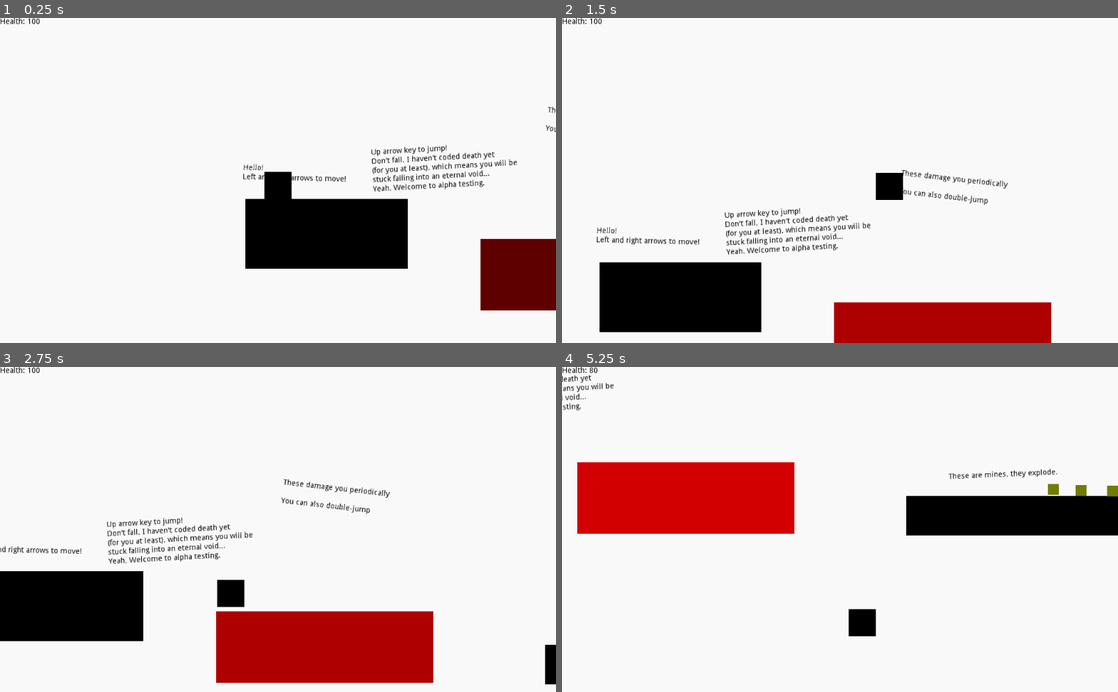
Above: before the commit, frames 1-4 (two rows, left to right).
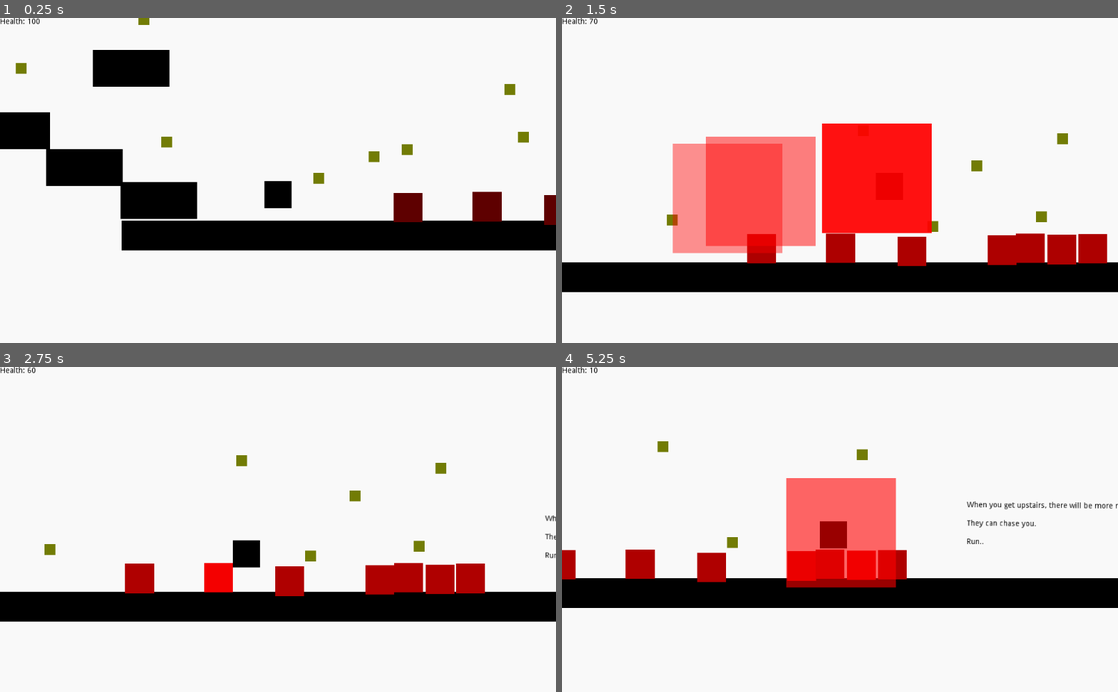
Above: after the commit, the same moments.

Repository: RavenJFelix/Square
Game: Godot game, scene res://levelz/level_0/level_0.tscn
The game is run twice, just before and just after one commit, with the same random seed, the same clock (stepped at 60 frames per second) and the same inputs.
Inputs:
- Up to frame 1 (0.25 s): no input
- Up to frame 2 (1.5 s): hold Right (ui_right) from 0.53 s (still down); tap Up (ui_up) at 0.77 s
- Up to frame 3 (2.75 s): tap Up (ui_up) at 1.52 s; release Right (ui_right) at 2.03 s; hold Left (ui_left) from 2.03 s (still down)
- Up to frame 4 (5.25 s): release Left (ui_left) at 2.78 s; hold Right (ui_right) 2.78-4.28 s; tap Up (ui_up) at 3.02, 3.77, 4.52 s; hold Left (ui_left) 4.28-5.03 s; hold Right (ui_right) from 5.03 s (still down)

The runs differ from the first frame. In frame 1, 19% of the frame differs, in the area x 0-100%, y 0-91%; in frame 2, 35%, in the area x 0-100%, y 0-100%; in frame 3, 23%; in frame 4, 31%.

Commit message:
Add worse obstacles

Diff:
--- a/levelz/level_0/level_0.tscn
+++ b/levelz/level_0/level_0.tscn
@@ -11,7 +11,7 @@
 [node name="Node2D" type="Node2D"]
 
 [node name="KinematicBody2D" parent="." instance=ExtResource( 1 )]
-position = Vector2( 64.2994, 20.4222 )
+position = Vector2( 4690.69, -1981.41 )
 
 [node name="ladder" parent="." instance=ExtResource( 2 )]
 position = Vector2( 2646.89, 11.8719 )
@@ -226,91 +226,98 @@
 position = Vector2( 6063.34, -1553.69 )
 scale = Vector2( 1, 34.8343 )
 
-[node name="Chasers" type="Node2D" parent="."]
-
-[node name="Polygon2D" parent="Chasers" instance=ExtResource( 3 )]
+[node name="Chasers2" type="Node2D" parent="."]
+
+[node name="Polygon2D" parent="Chasers2" instance=ExtResource( 3 )]
 position = Vector2( 5232.39, -1865.33 )
 scale = Vector2( 82.9826, 2.75809 )
 
-[node name="missile-shooter" parent="Chasers" instance=ExtResource( 7 )]
-position = Vector2( 5316.04, -2561.45 )
+[node name="missile-shooter" parent="Chasers2" instance=ExtResource( 7 )]
+position = Vector2( 6135.92, -2558.6 )
 rotation = -1.57079
 missile_scene = "res://entity/npc/enemies/chaser/tangential-chaser.tscn"
 
-[node name="MissileSpawn" parent="Chasers/missile-shooter" index="3"]
-rotation = 0.0
-
-[node name="HurtPlatform" parent="Chasers" instance=ExtResource( 4 )]
+[node name="missile-shooter3" parent="Chasers2" instance=ExtResource( 7 )]
+position = Vector2( 5138.3, -2554.44 )
+rotation = -1.57079
+missile_scene = "res://entity/npc/enemies/chaser/tangential-chaser.tscn"
+
+[node name="missile-shooter2" parent="Chasers2" instance=ExtResource( 7 )]
+position = Vector2( 7041.24, -2546.93 )
+rotation = -1.57079
+missile_scene = "res://entity/npc/enemies/chaser/tangential-chaser.tscn"
+
+[node name="HurtPlatform" parent="Chasers2" instance=ExtResource( 4 )]
 position = Vector2( 5539.77, -1917.42 )
 scale = Vector2( 2.65745, 2.71884 )
 
-[node name="HurtPlatform2" parent="Chasers" instance=ExtResource( 4 )]
+[node name="HurtPlatform2" parent="Chasers2" instance=ExtResource( 4 )]
 position = Vector2( 5372.8, -1914.96 )
 scale = Vector2( 2.65745, 2.71884 )
 
-[node name="HurtPlatform3" parent="Chasers" instance=ExtResource( 4 )]
+[node name="HurtPlatform3" parent="Chasers2" instance=ExtResource( 4 )]
 position = Vector2( 5425.59, -1918.65 )
 scale = Vector2( 2.65745, 2.71884 )
 
-[node name="HurtPlatform4" parent="Chasers" instance=ExtResource( 4 )]
+[node name="HurtPlatform4" parent="Chasers2" instance=ExtResource( 4 )]
 position = Vector2( 5483.29, -1916.19 )
 scale = Vector2( 2.65745, 2.71884 )
 
-[node name="HurtPlatform5" parent="Chasers" instance=ExtResource( 4 )]
+[node name="HurtPlatform5" parent="Chasers2" instance=ExtResource( 4 )]
 position = Vector2( 5207.05, -1912.51 )
 scale = Vector2( 2.65745, 2.71884 )
 
-[node name="HurtPlatform6" parent="Chasers" instance=ExtResource( 4 )]
+[node name="HurtPlatform6" parent="Chasers2" instance=ExtResource( 4 )]
 position = Vector2( 5075.68, -1918.65 )
 scale = Vector2( 2.65745, 2.71884 )
 
-[node name="HurtPlatform7" parent="Chasers" instance=ExtResource( 4 )]
+[node name="HurtPlatform7" parent="Chasers2" instance=ExtResource( 4 )]
 position = Vector2( 4930.12, -1917.29 )
 scale = Vector2( 2.65745, 2.71884 )
 
-[node name="BasicMine" parent="Chasers" instance=ExtResource( 5 )]
+[node name="BasicMine" parent="Chasers2" instance=ExtResource( 5 )]
 position = Vector2( 4765.45, -1970.78 )
 
-[node name="BasicMine10" parent="Chasers" instance=ExtResource( 5 )]
+[node name="BasicMine10" parent="Chasers2" instance=ExtResource( 5 )]
 position = Vector2( 4485.45, -2038.15 )
 
-[node name="BasicMine11" parent="Chasers" instance=ExtResource( 5 )]
+[node name="BasicMine11" parent="Chasers2" instance=ExtResource( 5 )]
 position = Vector2( 4218.08, -2173.94 )
 
-[node name="BasicMine12" parent="Chasers" instance=ExtResource( 5 )]
+[node name="BasicMine12" parent="Chasers2" instance=ExtResource( 5 )]
 position = Vector2( 4443.34, -2264.46 )
 
-[node name="BasicMine13" parent="Chasers" instance=ExtResource( 5 )]
+[node name="BasicMine13" parent="Chasers2" instance=ExtResource( 5 )]
 position = Vector2( 4198.08, -2500.25 )
 
-[node name="BasicMine14" parent="Chasers" instance=ExtResource( 5 )]
+[node name="BasicMine14" parent="Chasers2" instance=ExtResource( 5 )]
 position = Vector2( 4528.11, -2657.33 )
 
-[node name="BasicMine2" parent="Chasers" instance=ExtResource( 5 )]
+[node name="BasicMine2" parent="Chasers2" instance=ExtResource( 5 )]
 position = Vector2( 4867.26, -2010.69 )
 
-[node name="BasicMine3" parent="Chasers" instance=ExtResource( 5 )]
+[node name="BasicMine3" parent="Chasers2" instance=ExtResource( 5 )]
 position = Vector2( 4929.16, -2023.72 )
 
-[node name="BasicMine4" parent="Chasers" instance=ExtResource( 5 )]
+[node name="BasicMine4" parent="Chasers2" instance=ExtResource( 5 )]
 position = Vector2( 5118.13, -2135.31 )
 
-[node name="BasicMine5" parent="Chasers" instance=ExtResource( 5 )]
+[node name="BasicMine5" parent="Chasers2" instance=ExtResource( 5 )]
 position = Vector2( 5142.57, -2047.34 )
 
-[node name="BasicMine6" parent="Chasers" instance=ExtResource( 5 )]
+[node name="BasicMine6" parent="Chasers2" instance=ExtResource( 5 )]
 position = Vector2( 5245.19, -1958.56 )
 
-[node name="BasicMine7" parent="Chasers" instance=ExtResource( 5 )]
+[node name="BasicMine7" parent="Chasers2" instance=ExtResource( 5 )]
 position = Vector2( 5326.65, -2070.15 )
 
-[node name="BasicMine8" parent="Chasers" instance=ExtResource( 5 )]
+[node name="BasicMine8" parent="Chasers2" instance=ExtResource( 5 )]
 position = Vector2( 5445.56, -1976.48 )
 
-[node name="BasicMine9" parent="Chasers" instance=ExtResource( 5 )]
+[node name="BasicMine9" parent="Chasers2" instance=ExtResource( 5 )]
 position = Vector2( 5484.66, -2120.65 )
 
-[node name="Intro10" type="Label" parent="Chasers"]
+[node name="Intro10" type="Label" parent="Chasers2"]
 margin_left = 5677.6
 margin_top = -2034.47
 margin_right = 6151.6
@@ -323,7 +330,7 @@
 
 Run.."
 
-[node name="Intro11" type="Label" parent="Chasers"]
+[node name="Intro11" type="Label" parent="Chasers2"]
 margin_left = 4602.91
 margin_top = -2629.75
 margin_right = 5076.91
@@ -332,34 +339,120 @@
 custom_colors/font_color = Color( 0, 0, 0, 1 )
 text = "Remember to run."
 
-[node name="Polygon2D2" parent="Chasers" instance=ExtResource( 3 )]
-position = Vector2( 5328.35, -2455.51 )
-scale = Vector2( 78.716, 7.97189 )
-
-[node name="Polygon2D3" parent="Chasers" instance=ExtResource( 3 )]
+[node name="Intro12" type="Label" parent="Chasers2"]
+margin_left = 4718.62
+margin_top = -2708.64
+margin_right = 5192.62
+margin_bottom = -2524.64
+rect_rotation = 0.45296
+custom_colors/font_color = Color( 0, 0, 0, 1 )
+text = "Shit."
+
+[node name="Intro13" type="Label" parent="Chasers2"]
+margin_left = 5358.62
+margin_top = -2732.85
+margin_right = 5832.62
+margin_bottom = -2548.85
+rect_rotation = -9.06752
+custom_colors/font_color = Color( 0, 0, 0, 1 )
+text = "Shit shit shit;"
+
+[node name="Intro14" type="Label" parent="Chasers2"]
+margin_left = 6315.38
+margin_top = -2712.23
+margin_right = 6789.38
+margin_bottom = -2528.23
+rect_rotation = 0.686365
+custom_colors/font_color = Color( 0, 0, 0, 1 )
+text = "Fuck oh fuck oh please no."
+
+[node name="Intro15" type="Label" parent="Chasers2"]
+margin_left = 7470.45
+margin_top = -2675.31
+margin_right = 7944.45
+margin_bottom = -2491.31
+rect_rotation = 0.686365
+custom_colors/font_color = Color( 0, 0, 0, 1 )
+text = "You won!!!"
+
+[node name="Polygon2D2" parent="Chasers2" instance=ExtResource( 3 )]
+position = Vector2( 6100.55, -2455.51 )
+scale = Vector2( 155.936, 7.97189 )
+polygon = PoolVector2Array( -10, -10, 10, -10, 10, -1.02016, 10, 10, -10, 10, -10, -10 )
+
+[node name="Polygon2D3" parent="Chasers2" instance=ExtResource( 3 )]
 position = Vector2( 4471.36, -1929.52 )
 scale = Vector2( 7.05, 3.40001 )
 
-[node name="Polygon2D4" parent="Chasers" instance=ExtResource( 3 )]
+[node name="Polygon2D4" parent="Chasers2" instance=ExtResource( 3 )]
 position = Vector2( 4334.36, -1990.52 )
 scale = Vector2( 7.05, 3.40001 )
 
-[node name="Polygon2D5" parent="Chasers" instance=ExtResource( 3 )]
+[node name="Polygon2D5" parent="Chasers2" instance=ExtResource( 3 )]
 position = Vector2( 4200.36, -2058.52 )
 scale = Vector2( 7.05, 3.40001 )
 
-[node name="Polygon2D6" parent="Chasers" instance=ExtResource( 3 )]
+[node name="Polygon2D6" parent="Chasers2" instance=ExtResource( 3 )]
 position = Vector2( 4420.36, -2173.52 )
 scale = Vector2( 7.05, 3.40001 )
 
-[node name="Polygon2D7" parent="Chasers" instance=ExtResource( 3 )]
+[node name="Polygon2D7" parent="Chasers2" instance=ExtResource( 3 )]
 position = Vector2( 4250.36, -2330.52 )
 scale = Vector2( 7.05, 3.40001 )
 
-[node name="Polygon2D8" parent="Chasers" instance=ExtResource( 3 )]
+[node name="Polygon2D8" parent="Chasers2" instance=ExtResource( 3 )]
 position = Vector2( 4452.47, -2432.63 )
 scale = Vector2( 7.05, 3.40001 )
 
+[node name="HurtPlatform8" parent="Chasers2" instance=ExtResource( 4 )]
+position = Vector2( 5562.57, -2549.47 )
+rotation = -1.57079
+scale = Vector2( 1.76442, 4.26621 )
+
+[node name="HurtPlatform10" parent="Chasers2" instance=ExtResource( 4 )]
+position = Vector2( 5562.57, -2549.47 )
+rotation = -1.57079
+scale = Vector2( 1.76442, 4.26621 )
+polygon = PoolVector2Array( -10, -10, 10, -10, 10, 10, -10, 10, -9.99998, 2.07025, -10, -10 )
+
+[node name="HurtPlatform9" parent="Chasers2" instance=ExtResource( 4 )]
+position = Vector2( 5304.2, -2547.42 )
+rotation = -1.57079
+scale = Vector2( 1.76442, 4.26621 )
+
+[node name="HurtPlatform11" parent="Chasers2" instance=ExtResource( 4 )]
+position = Vector2( 5870.15, -2545.37 )
+rotation = -1.57079
+scale = Vector2( 1.76442, 4.26621 )
+
+[node name="HurtPlatform12" parent="Chasers2" instance=ExtResource( 4 )]
+position = Vector2( 6462.66, -2541.87 )
+rotation = -1.57079
+scale = Vector2( 1.76442, 4.26621 )
+
+[node name="BasicMine16" parent="Chasers2" instance=ExtResource( 5 )]
+position = Vector2( 6523.21, -2560.91 )
+
+[node name="BasicMine18" parent="Chasers2" instance=ExtResource( 5 )]
+position = Vector2( 6240.11, -2584.66 )
+
+[node name="BasicMine19" parent="Chasers2" instance=ExtResource( 5 )]
+position = Vector2( 6291.41, -2723.36 )
+
+[node name="BasicMine20" parent="Chasers2" instance=ExtResource( 5 )]
+position = Vector2( 6646.71, -2680.61 )
+
+[node name="BasicMine21" parent="Chasers2" instance=ExtResource( 5 )]
+position = Vector2( 6514.66, -2723.36 )
+
+[node name="BasicMine22" parent="Chasers2" instance=ExtResource( 5 )]
+position = Vector2( 6854.76, -2555.21 )
+
+[node name="BasicMine23" parent="Chasers2" instance=ExtResource( 5 )]
+position = Vector2( 6856.66, -2663.51 )
+
+[node name="Polygon2D9" parent="Chasers2" instance=ExtResource( 3 )]
+position = Vector2( 7276.23, -2616.09 )
+scale = Vector2( 1, 9.20211 )
+
 [editable path="Missilez/missile-shooter"]
-
-[editable path="Chasers/missile-shooter"]
